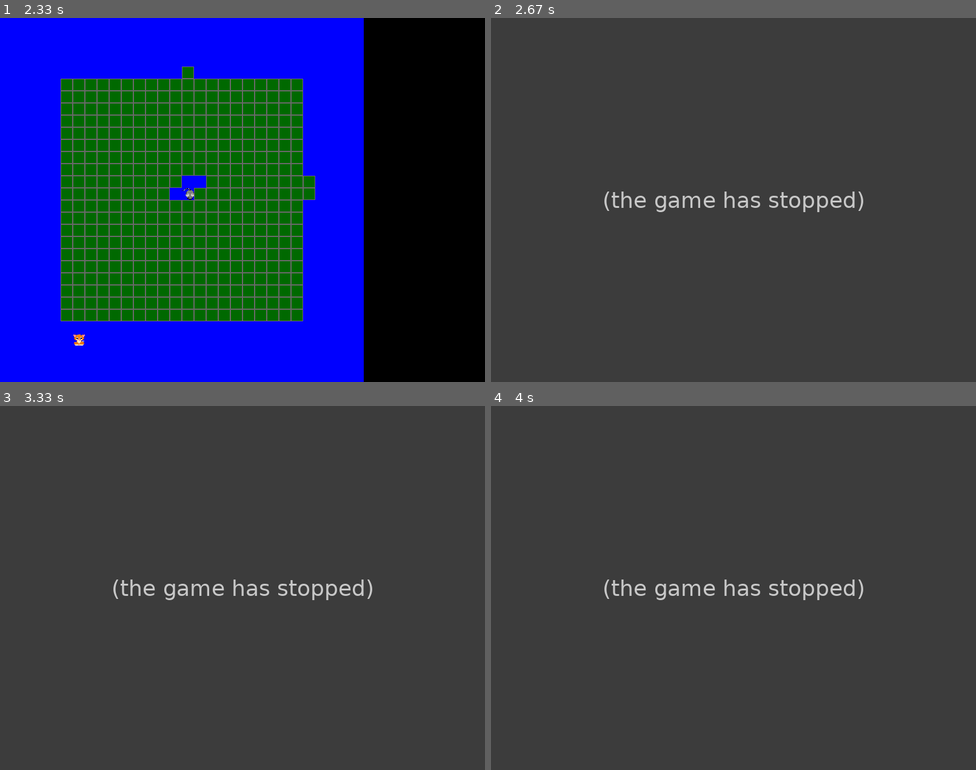
Above: before the commit, frames 1-4 (two rows, left to right).
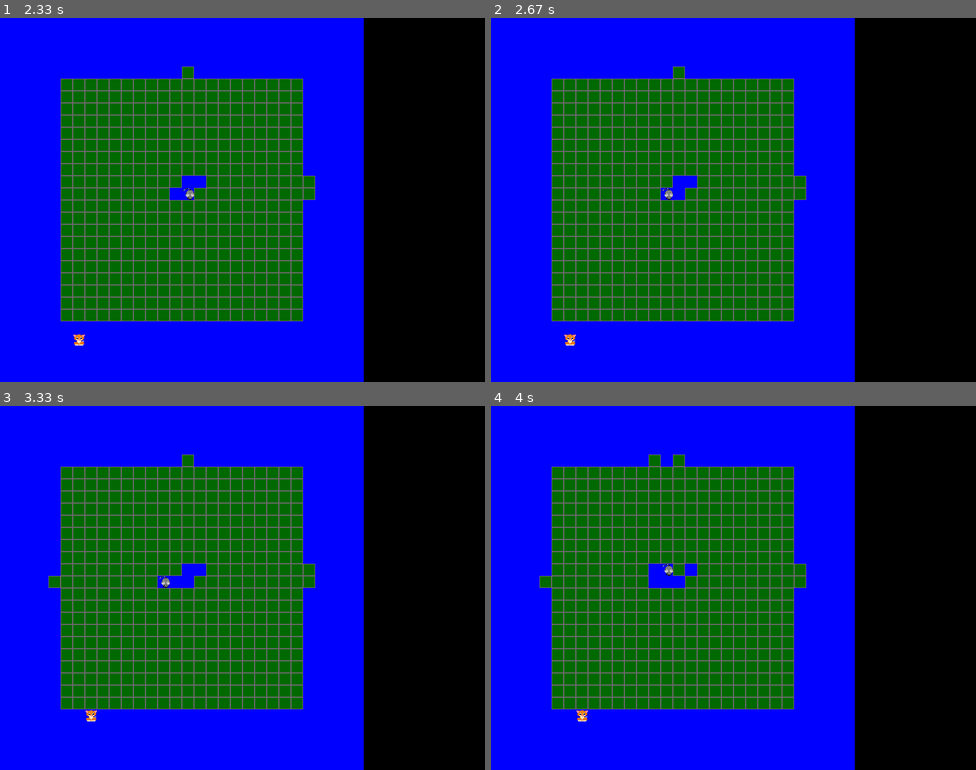
Above: after the commit, the same moments.

Repository: anhdtran95/Python-Learning
Game: pygame game, started from pygame/Rodent Revenge/Rodent Revenge.py
Same seed, same stepped clock (60 frames per second), same inputs: the game is played once before the commit and once after it.
Inputs:
- Up to frame 1 (2.33 s): hold Right 0.33-0.8 s; hold Up 0.83-1.13 s; hold Right 1.17-1.63 s; hold Left 1.67-2.2 s; hold Down from 2.23 s (still down)
- Up to frame 2 (2.67 s): release Down at 2.53 s; hold A from 2.57 s (still down); hold Left from 2.57 s (still down)
- Up to frame 3 (3.33 s): release A at 2.97 s; release Left at 2.97 s; hold Left from 3 s (still down)
- Up to frame 4 (4 s): release Left at 3.4 s; hold Up 3.43-3.8 s; hold Right from 3.83 s (still down)

Frame 1 is identical in both runs. In frame 2, 100% of the frame differs, in the area x 0-100%, y 0-100%; in frame 3, 100%; in frame 4, 100%.
Error before the commit: AttributeError: 'NoneType' object has no attribute 'getPos' (Rodent Revenge.py line 339); the game stopped at 2.57 s (later frames are placeholders)

Commit message:
commit now cats moving as expected

Diff:
--- a/pygame/Rodent Revenge/Rodent Revenge.py
+++ b/pygame/Rodent Revenge/Rodent Revenge.py
@@ -66,6 +66,7 @@
         super(cheese, self).__init__(left, top)
         self.image = pg.image.load("Cheese.png")
         self.image = pg.transform.scale(self.image, (20, 20))
+        self.rect = self.image.get_rect(topleft = (left,top))
 
 class mouse(pg.sprite.Sprite):
     def __init__(self, left, top):
@@ -104,7 +105,7 @@
         self.image = pg.image.load("Cat.png")
         self.image = pg.transform.scale(self.image, (20, 20))
         self.moving = True
-        # self.rect = self.image.get_rect(topleft = (top,left))
+        self.rect = self.image.get_rect(topleft = (self.left, self.top))
 
     def update(self, dir):
         # dir now is a number for easy random
@@ -146,6 +147,8 @@
                 self.left -= 20
                 self.top += 20
 
+        self.rect = self.image.get_rect(topleft = (self.left,self.top))
+
     def getPos(self):
         return(self.left,self.top)
 
@@ -177,25 +180,23 @@
     windowSurface = pg.display.set_mode((display_width, display_height))
     gameSurface = pg.Surface((gamedisplay_width, gamedisplay_height))
 
+    #store all blocks
     blockGroup = pg.sprite.Group()
     blockPosList = []
-    directionLockList = []
-    # look something like ( left coordinate and down: (240, down) means at 240 from left u cant go down
-    # or (left, 220) means at 220 from top u cant go left
+
+    #store all cats
+    catGroup = pg.sprite.Group()
+    catPosList = []
+    numOfCat = 1
+    catNo = 0
+
+    #store all chesse
+    cheeseGroup = pg.sprite.Group()
+    cheesePosList = []
 
     newMouse = mouse(280, 280)
 
-    catLeft = random.randint(0, gamedisplay_width/20) * 20
-    if catLeft >= 100 and catLeft <= 500:
-        catTop = random.randint(0, 9)
-        if catTop < 5:
-            catTop = catTop * 20
-        else:
-            catTop = catTop * 20 + 400
-    else:
-        catTop = random.randint(0, gamedisplay_height/20) * 20
-
-    newCat = cat(catLeft, catTop)
+
     catUpdateTimer = 200
     catUpdateTick = 0
 
@@ -213,17 +214,36 @@
             blockTop += 20
         blockLeft += 20
 
+    #official game loop starts here
     while not gameOver:
         windowSurface.fill(black)
-
         windowSurface.blit(gameSurface, (0,0))
-
         gameSurface.fill(blue)
 
-
         blockToMove = None
 
+        #cat failed direction list
         failedDir = []
+
+        #loop to make different cats
+        #change this loop because different blocks are moved
+        #so you cant generate new position using this loop
+        while catNo < numOfCat and numOfCat < 4: #4 cats at a time fella
+            catLeft = random.randint(0, gamedisplay_width/20) * 20
+            if catLeft >= 100 and catLeft <= 500:
+                catTop = random.randint(0, 9)
+                if catTop < 5:
+                    catTop = catTop * 20
+                else:
+                    catTop = catTop * 20 + 400
+            else:
+                catTop = random.randint(0, gamedisplay_height/20) * 20
+
+            newCat = cat(catLeft, catTop)
+            catPosList.append((catLeft, catTop))
+            catGroup.add(newCat)
+            catNo += 1
+            print("initial Pos is: " + str((catLeft, catTop)))
 
         for event in pg.event.get():
             if event.type == pg.KEYDOWN:
@@ -244,10 +264,10 @@
 
                     if mouseTop >= 0:
 
-                        if not found:#there is an empty block upward of mouse
+                        if not found:
                             newMouse.update('up')
                             for blocks in blockGroup:
-                                if blocks.getPos() == newMouse.getPos(): #directly above mouse
+                                if blocks.getPos() == newMouse.getPos():
                                     blockToMove = blocks
                                     blockPosList.remove(blocks.getPos())
                                     blockToMove.update('up')
@@ -269,10 +289,10 @@
 
                     if mouseTop <= 580:
 
-                        if not found:#there is an empty block upward of mouse
+                        if not found:
                             newMouse.update('down')
                             for blocks in blockGroup:
-                                if blocks.getPos() == newMouse.getPos(): #directly above mouse
+                                if blocks.getPos() == newMouse.getPos():
                                     blockToMove = blocks
                                     blockPosList.remove(blocks.getPos())
                                     blockToMove.update('down')
@@ -294,10 +314,10 @@
 
                     if mouseLeft >= 0:
 
-                        if not found:#there is an empty block upward of mouse
+                        if not found:
                             newMouse.update('left')
                             for blocks in blockGroup:
-                                if blocks.getPos() == newMouse.getPos(): #directly above mouse
+                                if blocks.getPos() == newMouse.getPos():
                                     blockToMove = blocks
                                     blockPosList.remove(blocks.getPos())
                                     blockToMove.update('left')
@@ -319,10 +339,10 @@
 
                     if mouseLeft <= 580:
 
-                        if not found:#there is an empty block upward of mouse
+                        if not found:
                             newMouse.update('right')
                             for blocks in blockGroup:
-                                if blocks.getPos() == newMouse.getPos(): #directly above mouse
+                                if blocks.getPos() == newMouse.getPos():
                                     blockToMove = blocks
                                     blockPosList.remove(blocks.getPos())
                                     blockToMove.update('right')
@@ -334,87 +354,72 @@
 
                 #press a to debug all the block position
                 if event.key == pg.K_a:
-                    for shit in blockPosList:
+                    # for shit in blockPosList:
+                    #     print(shit)
+
+                    for shit in cheesePosList:
                         print(shit)
-                        print(newCheese.getPos())
 
 
         if catUpdateTick == catUpdateTimer:
-
-            if newCat.isMoving():
-
-                prevPos = newCat.getPos()
-                catDir = random.randint(0,7)
-
-                newCat.update(catDir)
-
-
-                while newCat.getPos() in blockPosList or newCat.getPos() == prevPos:
-
-
-
-                    print("")
-
-                    failedDir.append(catDir)#append to the list of failure
-
-                    if newCat.getPos() in blockPosList:
-                        newCat.update(opp(catDir))#go back to previous
-
-                    if failedDir.count(catDir) >= 2:
-                        # print("cat is trapped")
-                        # print("trapped at: " + str(newCat.getPos()))
-
-                        # newCat.update(opp(catDir))#go back to previous
-                        newCat.stop()
-                        newCheese = cheese(newCat.getPos()[0],newCat.getPos()[1] )
-
-                        # newCat.kill()
-                        newCat = None #because now is only 1 cat
-
-                        break
-
-
-                    prevPos = newCat.getPos()
-                    print("before update at: " + str(prevPos))
-                    catDir += 1
-                    catDir = catDir % 8
-
-                    # 0 = left, 1 = lefttop, 2 = top, 3 = topright,
-                    # 4 = right, 5 = rightdown, 6= down, 7 = downleft
-
-                    if catDir == 0:
-                        print("moving left")
-                    elif catDir == 1:
-                        print("moving up and left")
-                    elif catDir == 2:
-                        print("moving up")
-                    elif catDir == 3:
-                        print("moving up and right")
-                    elif catDir == 4:
-                        print("moving right")
-                    elif catDir == 5:
-                        print("moving right and down")
-                    elif catDir == 6:
-                        print("moving down")
-                    elif catDir == 7:
-                        print("moving down and left")
-
-                    newCat.update(catDir)
-                    print("after update at: " + str(newCat.getPos()))
+            for cats in catGroup:
+                failedDir = []
+                if cats.isMoving():
+
+                    initialPos = cats.getPos()
+                    prevPos = cats.getPos()
+                    catDir = random.randint(0,7)
+                    cats.update(catDir)
+
+                    while cats.getPos() in blockPosList or cats.getPos() == prevPos:
+                        failedDir.append(catDir)#append to the list of failure
+
+                        if cats.getPos() in blockPosList:
+                            cats.update(opp(catDir))#go back to previous
+
+                        if failedDir.count(catDir) >= 2:
+                            cats.stop()
+
+                            print("current catdir is: " + str(catDir))
+                            for dir in failedDir:
+                                print(dir)
+
+
+                            break
+
+                        prevPos = cats.getPos()
+                        catDir += 1
+                        catDir = catDir % 8
+                        cats.update(catDir)
+
+                    catPosList.remove(initialPos)
+                    catPosList.append(cats.getPos())
+
+                    # print("pos before: " + str(cats.getPos()))
+                    # print("pos after: " + str(initialPos))
+
+                else:
+                    # print("this cat ain moving")
+                    newCheese = cheese(cats.getPos()[0],cats.getPos()[1])
+                    cheeseGroup.add(newCheese)
+                    cheesePosList.append(cats.getPos())
+                    cats.kill()
+
+                    # newCat = None #because now is only 1 cat
+
+                if len(catGroup) == 0:
+                    catNo = 0
+                    numOfCat += 1
 
             catUpdateTick = 0
         catUpdateTick += 1
 
 
         blockGroup.draw(gameSurface)
+        catGroup.draw(gameSurface)
+        cheeseGroup.draw(gameSurface)
+
         gameSurface.blit(newMouse.image, newMouse.getPos())
-
-        if newCat:
-            gameSurface.blit(newCat.image, newCat.getPos())
-
-        if newCheese:
-            gameSurface.blit(newCheese.image, newCheese.getPos())
-
 
         pg.display.update()
 
